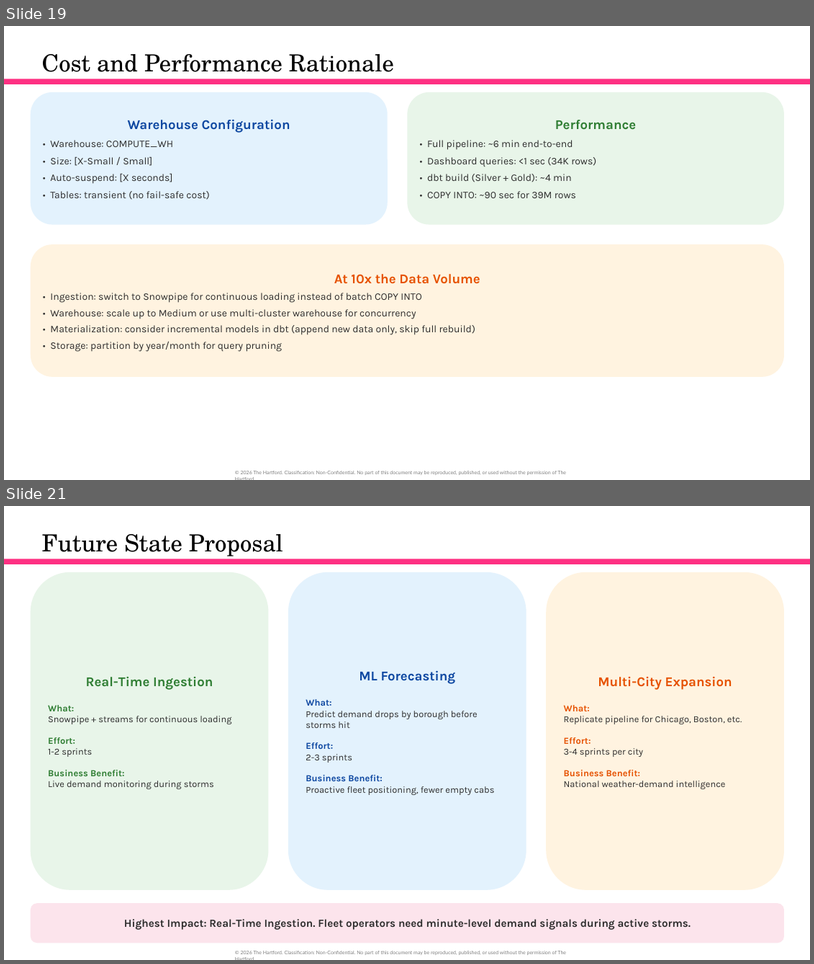
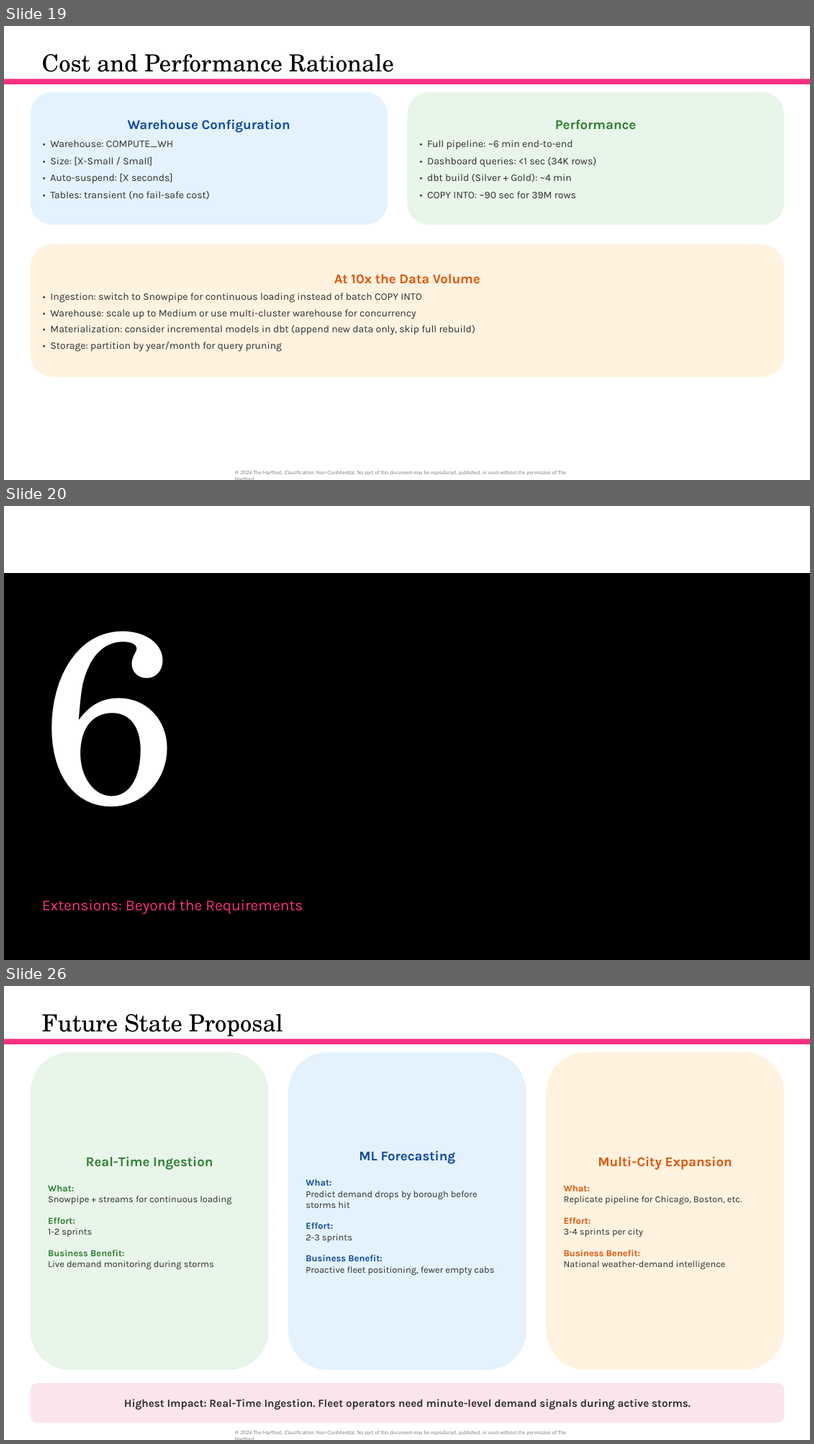
Before and after one commit to orlandojmarin/nyc-taxi-capstone, a slide deck: docs/Capstone_Presentation.pptx. Shown one above the other, each under a label of ours: slides 19 and 21 before the commit, slides 19, 20 and 26 after it; the slides between them are not shown. The pictures are 814x964 and 814x1444 pixels, drawn with LibreOffice and Linux fonts; fonts in the diff are those of the drawing. Boxes give left, top, right and bottom in pixels: in the first picture for what was removed or moved away, otherwise in the second. Text is boxed around its words. In the diff, an @@ line names an element or a change of style, - is before the commit and + after.

Commit message:
Update presentation with extensions section and filled-in findings

```diff
--- a/docs/Capstone_Presentation.pptx
+++ b/docs/Capstone_Presentation.pptx
@@ slide 20 added at <box>4,506,810,960</box>, background #FFFFFF @@
@@ title added at <box>41,561,177,806</box>, 290 pt, text #FFFFFF @@
+6
@@ rectangle added at <box>4,573,810,960</box>, fill #000000 @@
@@ subtitle added at <box>42,899,303,914</box>, 18 pt, text #FE3082 @@
+Extensions: Beyond the Requirements
@@ what was slide 21 is now slide 26 @@
```
Also in this commit, not shown: 9 slides changed, 6 other slides added, 2 slides removed, 3 other files.
